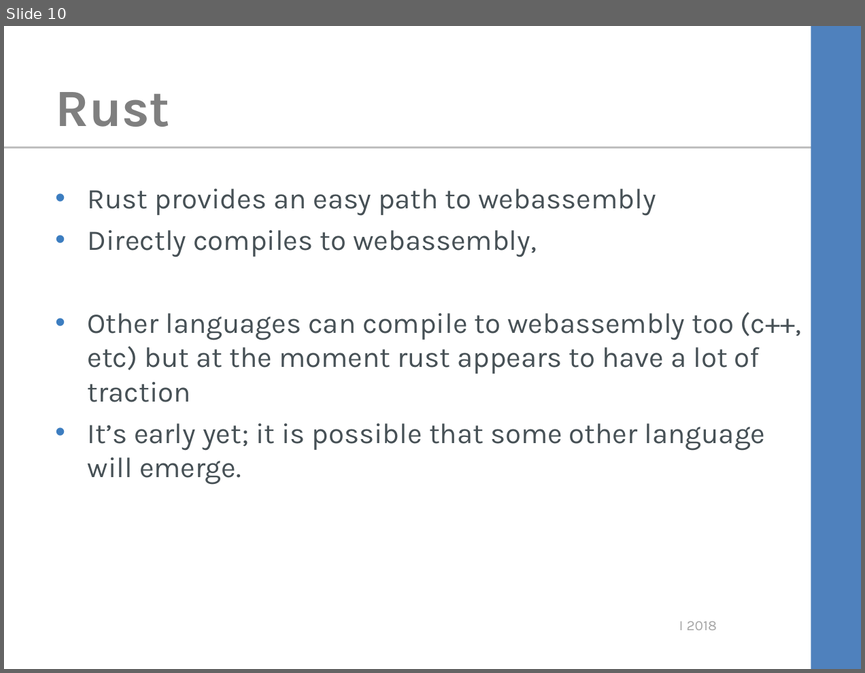
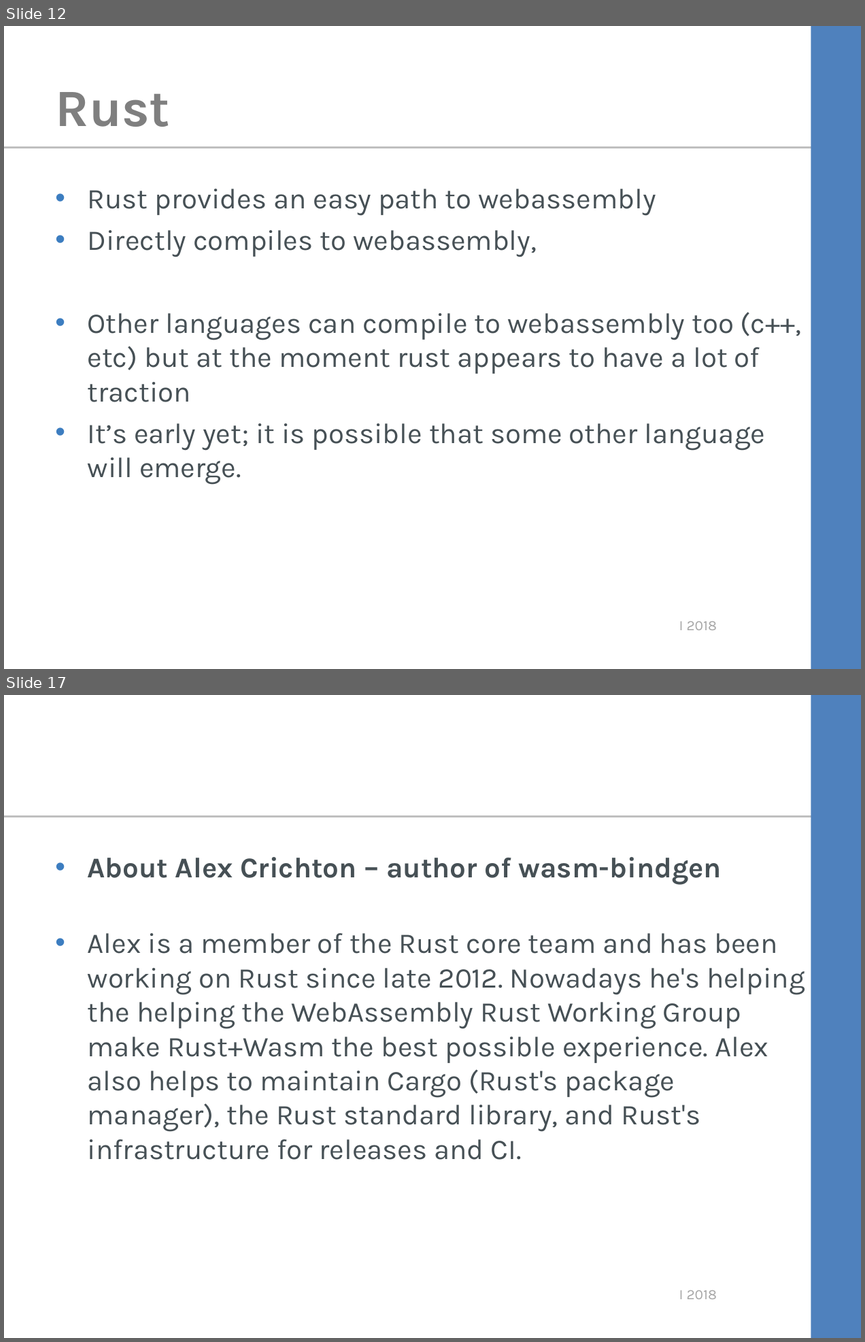
Before and after one commit to kimtuck/WebAssembly, a slide deck: webassembly.ppt. Shown one above the other, each under a label of ours: slide 10 before the commit, slides 12 and 17 after it; the slides between them are not shown. The pictures are 865x673 and 865x1342 pixels, drawn with LibreOffice and Linux fonts; fonts in the diff are those of the drawing; background and template pictures are left out. Boxes give left, top, right and bottom in pixels: in the first picture for what was removed or moved away, otherwise in the second. Text is boxed around its words. In the diff, an @@ line names an element or a change of style, - is before the commit and + after.

```diff
--- a/webassembly.ppt
+++ b/webassembly.ppt
@@ slide 17 added at (4, 695, 861, 1338), background #FFFFFF; not listed: 3 template elements that a slide beside it also shows @@
@@ text added at (88, 857, 805, 1159), 24 pt, text #465055 @@
+• About Alex Crichton – author of wasm-bindgen
+• Alex is a member of the Rust core team and has been working on Rust since late 2012. Nowadays he's helping the helping the WebAssembly Rust Working Group make Rust+Wasm the best possible experience. Alex also helps to maintain Cargo (Rust's package manager), the Rust standard library, and Rust's infrastructure for releases and CI.
@@ what was slide 10 is now slide 12 @@
```
Also in this commit, not shown: 5 slides changed, 6 other slides added, 7 slides removed, 3 other files.
